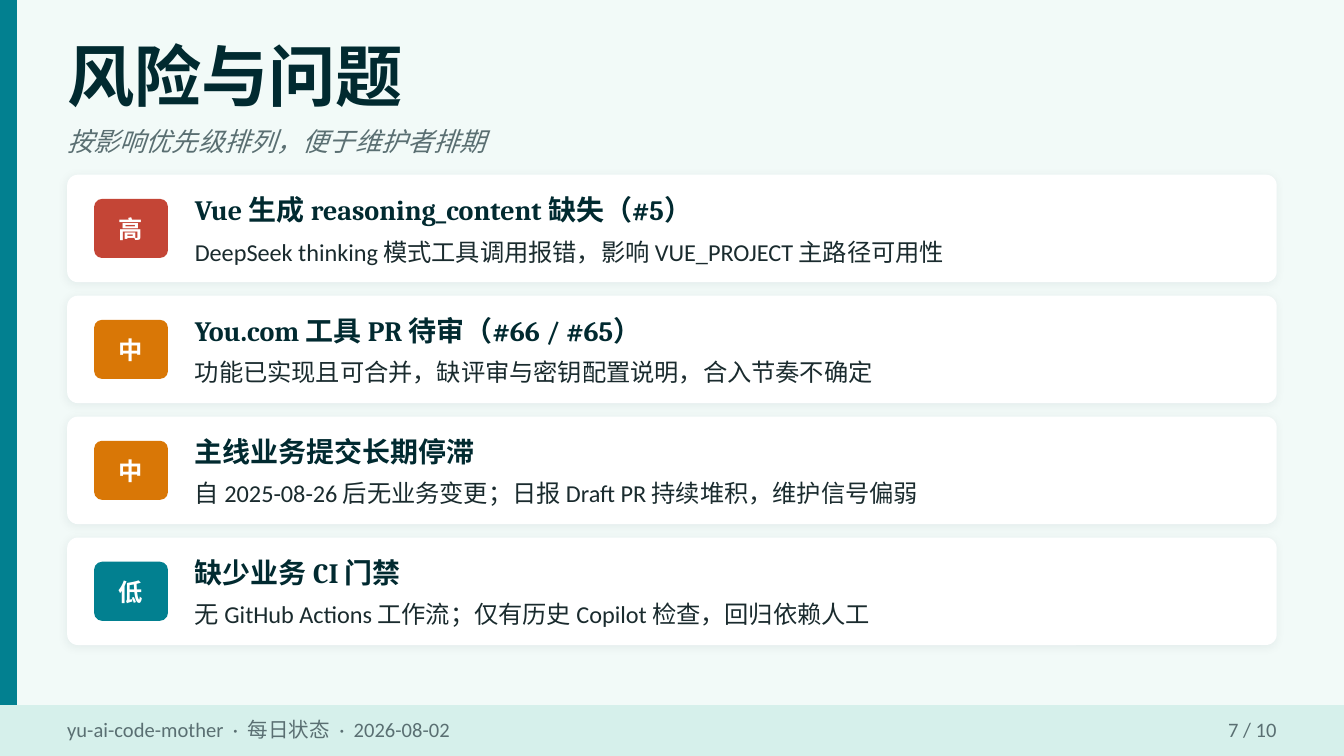
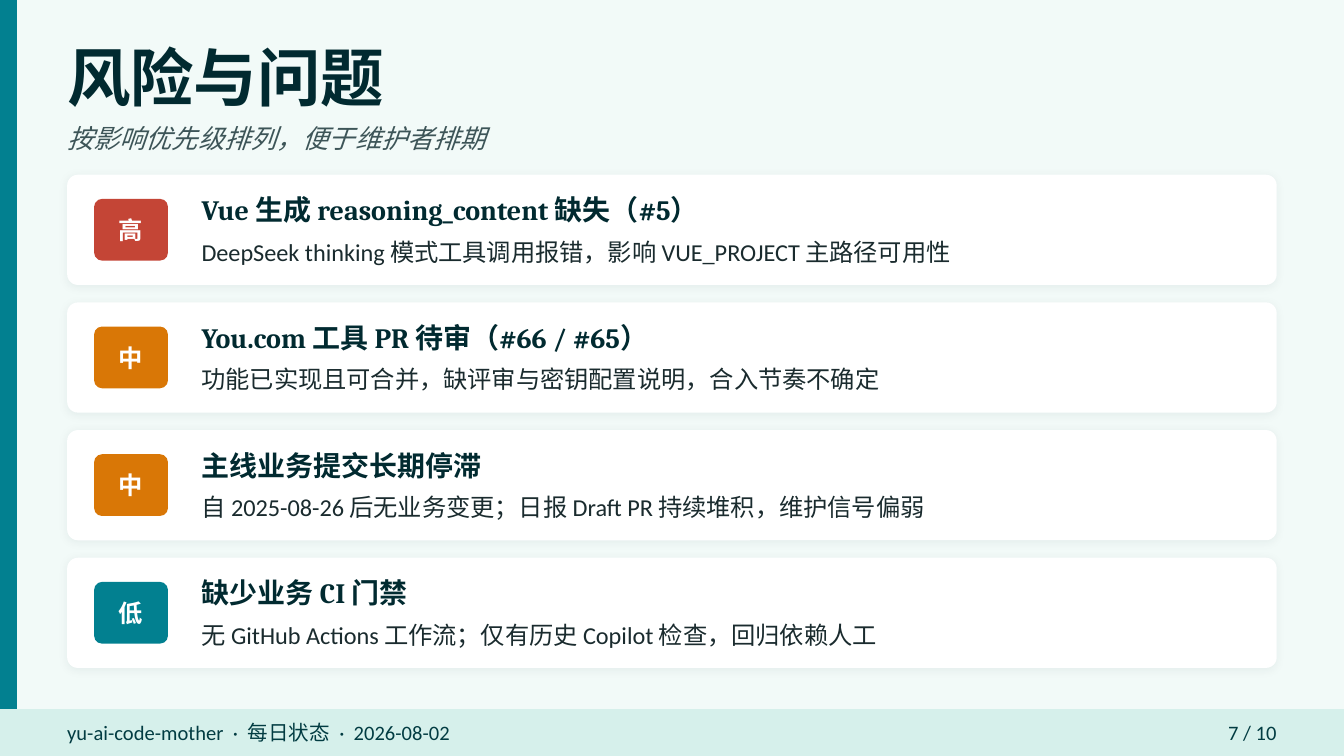
Before and after one commit to liyupi/yu-ai-code-mother, a slide deck: slide 7 of docs/reports/project-status-2026-08-02.pptx. Drawn at 1344x756 pixels with LibreOffice and Linux fonts; fonts in the diff are those of the drawing. Boxes give left, top, right and bottom in pixels: in the first picture for what was removed or moved away, otherwise in the second. Text is boxed around its words. In the diff, an @@ line names an element or a change of style, - is before the commit and + after.

```diff
--- a/docs/reports/project-status-2026-08-02.pptx
+++ b/docs/reports/project-status-2026-08-02.pptx
@@ text "风险与问题" at (x1=67, y1=46, x2=384, y2=107): size 36 to 34 pt @@
@@ text "按影响优先级排列，便于维护者排期" at (x1=67, y1=126, x2=486, y2=151): text colour #5A6F72 to #3D5558 @@
@@ text "Vue 生成 reasoning_content 缺失（#5）" moved from (x1=195, y1=196, x2=692, y2=226) to (x1=202, y1=196, x2=699, y2=226) @@
@@ text "DeepSeek thinking 模式工具调用报错，影响 VUE_PROJECT 主路径可用性" moved from (x1=195, y1=240, x2=944, y2=265) to (x1=202, y1=240, x2=950, y2=265) @@
@@ rounded rectangle resized from (x1=67, y1=296, x2=1277, y2=403) to (x1=67, y1=302, x2=1277, y2=413) @@
@@ text "中" moved from (x1=119, y1=338, x2=143, y2=362) to (x1=119, y1=346, x2=143, y2=370) @@
@@ rounded rectangle moved from (x1=94, y1=320, x2=168, y2=379) to (x1=94, y1=327, x2=168, y2=388) @@
@@ text "You.com 工具 PR 待审（#66 / ..." moved from (x1=195, y1=317, x2=641, y2=344) to (x1=202, y1=324, x2=648, y2=351) @@
@@ text "功能已实现且可合并，缺评审与密钥配置说明，合入节奏不确定" moved from (x1=195, y1=360, x2=873, y2=384) to (x1=202, y1=367, x2=880, y2=391) @@
@@ text "主线业务提交长期停滞" moved from (x1=195, y1=438, x2=475, y2=465) to (x1=202, y1=452, x2=482, y2=479) @@
@@ 2 rounded rectangles, 1 text moved together from (x1=67, y1=417, x2=1277, y2=524) to (x1=67, y1=430, x2=1277, y2=540) @@
@@ text "自 2025-08-26 后无业务变更；日报 Draft PR ..." moved from (x1=195, y1=481, x2=918, y2=506) to (x1=202, y1=495, x2=924, y2=520) @@
@@ 2 rounded rectangles, 1 text moved together from (x1=67, y1=538, x2=1277, y2=645) to (x1=67, y1=558, x2=1277, y2=668) @@
@@ proportions changed in 8 elements at (x1=67, y1=175, x2=1277, y2=285), (x1=94, y1=199, x2=168, y2=261), (x1=67, y1=302, x2=1277, y2=413), (x1=94, y1=327, x2=168, y2=388), (x1=67, y1=430, x2=1277, y2=540), (x1=94, y1=454, x2=168, y2=516), (x1=67, y1=558, x2=1277, y2=668), (x1=94, y1=582, x2=168, y2=644) @@
@@ text "缺少业务 CI 门禁" moved from (x1=195, y1=559, x2=401, y2=586) to (x1=202, y1=579, x2=408, y2=606) @@
@@ text "无 GitHub Actions 工作流；仅有历史 Copilot ..." moved from (x1=195, y1=602, x2=870, y2=627) to (x1=202, y1=623, x2=877, y2=648) @@
@@ rectangle resized from (x1=0, y1=706, x2=1344, y2=756) to (x1=0, y1=710, x2=1344, y2=755) @@
@@ text "yu-ai-code-mother · 每日状态 · 2026-08-02" at (x1=67, y1=722, x2=450, y2=744): text colour #5A6F72 to #023C42 @@
@@ text "7 / 10" at (x1=1228, y1=726, x2=1277, y2=740): text colour #5A6F72 to #023C42 @@
```
Also in this commit, not shown: 9 other slides changed.
